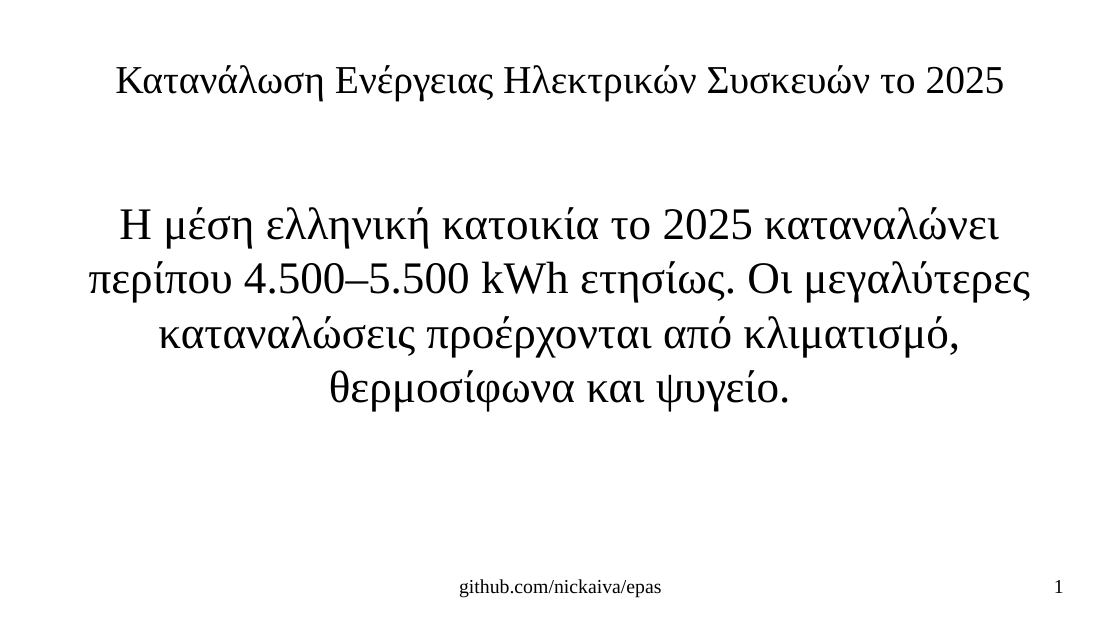
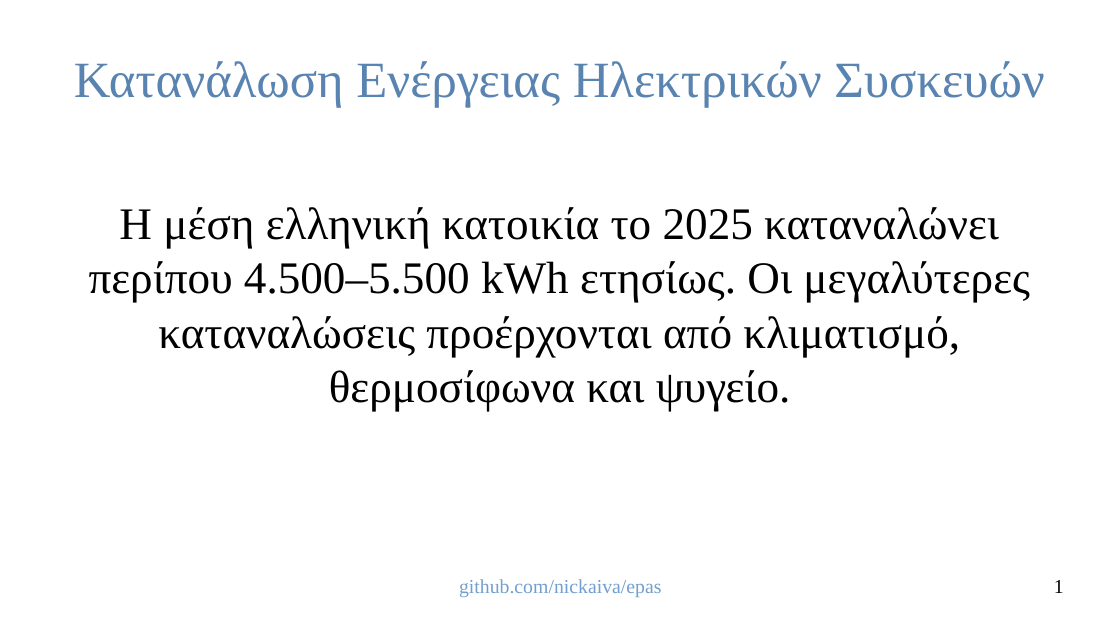
Before and after one commit to nickaiva/epas, a slide deck: slide 1 of HouseholdDevices.odp. Drawn at 1120x630 pixels with LibreOffice and Linux fonts; fonts in the diff are those of the drawing. Boxes give left, top, right and bottom in pixels: in the first picture for what was removed or moved away, otherwise in the second. Text is boxed around its words. In the diff, an @@ line names an element or a change of style, - is before the commit and + after.

```diff
--- a/HouseholdDevices.odp
+++ b/HouseholdDevices.odp
@@ title at <box>74,61,1044,108</box>: text changed; size 28 to 36 pt; text colour #000000 to #5983B0 @@
-Κατανάλωση Ενέργειας Ηλεκτρικών Συσκευών το 2025
+Κατανάλωση Ενέργειας Ηλεκτρικών Συσκευών
@@ text "github.com/nickaiva/epas" at <box>459,579,662,597</box>: text colour #000000 to #729FCF @@
```
Also in this commit, not shown: 9 other slides changed, 1 other file.
